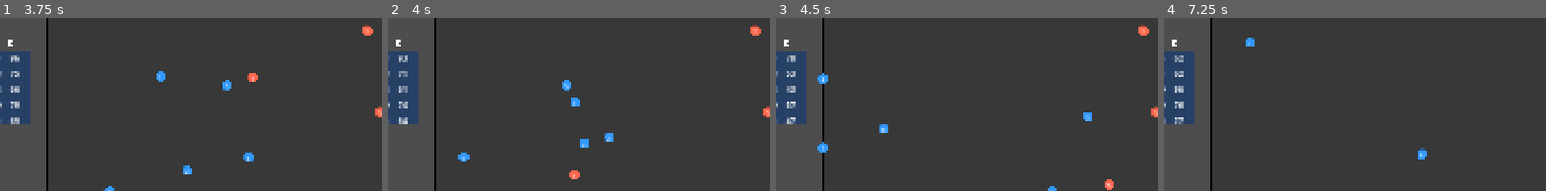
Above: before the commit, frames 1-4 (left to right).
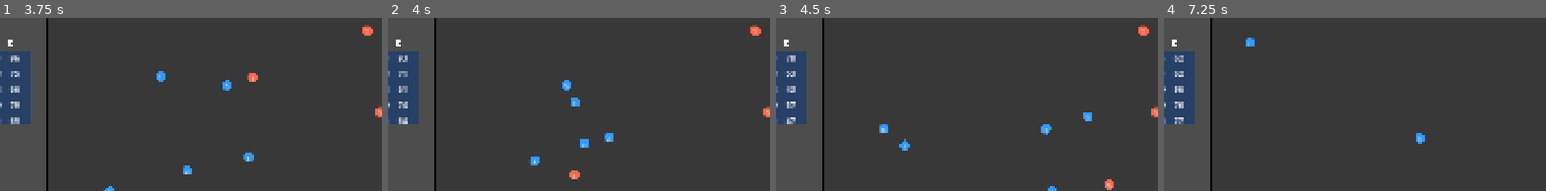
Above: after the commit, the same moments.

Repository: jami47/Hadudu-AI-Game
Game: Godot game, scene res://game/Game.tscn
Two runs of this game, one before a commit and one after it. Both use one fixed random seed, a clock stepped at 60 frames per second and the inputs below.
Inputs:
- Up to frame 1 (3.75 s): click "Start Round" at 0.5 s; click "Start Round" at 1.25 s; click "Start Round" at 2 s
- Up to frame 2 (4 s): no input
- Up to frame 3 (4.5 s): no input
- Up to frame 4 (7.25 s): tap Enter at 5 s
The pictures show only the part of the screen within x 7-57%, y 39-89%; the shares and areas given below are measured in that part.

Frame 1 is identical in both runs. In frame 2, 0.3% of the frame differs, in the area x 18-40%, y 77-86%; in frame 3, 0.5%, in the area x 10-73%, y 31-78%; in frame 4, 0.3%.

Commit message:
5.01 - Infinite loop bug fix

Diff:
--- a/game/Game.gd
+++ b/game/Game.gd
@@ -7,6 +7,7 @@
 @export var movement_smoothing: float = 0.2  # Interpolation factor for smooth direction changes (0-1)
 @export var close_range_threshold: float = 35.0  # Distance for "very close" range (increased)
 @export var catch_distance: float = 12.0  # Distance for catching the attacker (decreased)
+@export var stalemate_timeout: int = 180  # Frames without progress before forcing resolution (3 seconds at 60fps)
 
 @export var energy_min: float = 60.0
 @export var energy_max: float = 100.0
@@ -34,6 +35,11 @@
 var _player_velocities: Dictionary = {}  # Key: "team_id", Value: Vector2 velocity
 var _player_target_velocities: Dictionary = {}  # Key: "team_id", Value: Vector2 target velocity from AI
 
+# Stalemate detection - prevents infinite circling
+var _attacker_last_progress_check_pos: Vector2 = Vector2.ZERO
+var _attacker_progress_timer: int = 0
+var _min_progress_distance: float = 50.0  # Must move at least this far every stalemate_timeout frames
+
 var _panel_path := "UI/Panel"
 var _button_path := "UI/Panel/StartButton"
 var _round_path := "UI/Panel/RoundLabel"
@@ -78,6 +84,10 @@
 
 	# Apply smooth interpolated movement every frame
 	_apply_smooth_movement(players)
+
+	# Check for stalemate (attacker circling without progress)
+	_check_stalemate()
+
 	_check_round_end_conditions()
 
 func _ensure_ui() -> void:
@@ -508,6 +518,10 @@
 	_player_velocities.clear()
 	_player_target_velocities.clear()
 
+	# Reset stalemate detection
+	_attacker_progress_timer = 0
+	_attacker_last_progress_check_pos = Vector2.ZERO
+
 	# Respawn all players in new random positions
 	_clear_players()
 	_spawn_players()
@@ -562,30 +576,28 @@
 			var defender_key := "%d_%d" % [_defending_team, defender.player_id]
 			var defender_pos: Vector2 = defender.global_position
 
-			# Smart defender logic: Use minimax for interception, simple chase if aligned
-			var is_aligned_horizontally :bool= abs(defender_pos.y - attacker_pos.y) < 30.0
-			var is_between_attacker_and_center := false
-
-			if _attacking_team == 0:  # Attacker going right
-				is_between_attacker_and_center = defender_pos.x > attacker_pos.x and defender_pos.x < center_x
-			else:  # Attacker going left
-				is_between_attacker_and_center = defender_pos.x < attacker_pos.x and defender_pos.x > center_x
-
-			# If defender is well-positioned (aligned and between attacker and goal), go straight
-			if is_aligned_horizontally and is_between_attacker_and_center:
-				# Simple direct chase - defender is already in good intercept position
-				var chase_dir: Vector2 = (attacker_pos - defender_pos).normalized()
-				_player_target_velocities[defender_key] = chase_dir * move_distance
+			# Calculate base direction toward attacker
+			var base_chase_dir: Vector2 = (attacker_pos - defender_pos).normalized()
+
+			# Use minimax to get AI suggestion
+			var defender_move := AI.get_defender_move(state, _defending_team, defender.player_id, ai_depth, move_distance, attacker_pos)
+
+			if defender_move["delta"] != Vector2.ZERO:
+				var ai_suggested_dir: Vector2 = defender_move["delta"].normalized()
+
+				# CRITICAL FIX: Only use AI suggestion if it's moving TOWARD the attacker
+				# Check if AI direction has positive dot product with chase direction
+				var dot_product: float = ai_suggested_dir.dot(base_chase_dir)
+
+				if dot_product > 0.3:  # AI direction is reasonably toward attacker (angle < 72 degrees)
+					# Use AI's smart interception path
+					_player_target_velocities[defender_key] = ai_suggested_dir * move_distance
+				else:
+					# AI suggested going away from attacker - ignore it and chase directly
+					_player_target_velocities[defender_key] = base_chase_dir * move_distance
 			else:
-				# Use minimax for strategic positioning/interception
-				var defender_move := AI.get_defender_move(state, _defending_team, defender.player_id, ai_depth, move_distance, attacker_pos)
-
-				if defender_move["delta"] != Vector2.ZERO:
-					_player_target_velocities[defender_key] = defender_move["delta"].normalized() * move_distance
-				else:
-					# Fallback to direct chase
-					var chase_dir: Vector2 = (attacker_pos - defender_pos).normalized()
-					_player_target_velocities[defender_key] = chase_dir * move_distance
+				# Fallback to direct chase
+				_player_target_velocities[defender_key] = base_chase_dir * move_distance
 
 # Apply smooth interpolated movement every frame to prevent oscillation
 func _apply_smooth_movement(players: Array) -> void:
@@ -664,6 +676,51 @@
 
 		player.apply_move(final_displacement)
 		_clamp_to_field_with_restrictions(player)
+
+# Detect if attacker is stuck circling (stalemate) and force resolution
+func _check_stalemate() -> void:
+	if not _defenders_alerted:
+		# Reset stalemate detection when defenders not alerted
+		_attacker_progress_timer = 0
+		return
+
+	var players := _get_players()
+	var attacker := _get_attacker(players)
+	if attacker == null:
+		return
+
+	var attacker_pos := attacker.global_position
+	_attacker_progress_timer += 1
+
+	# Check progress every stalemate_timeout frames
+	if _attacker_progress_timer >= stalemate_timeout:
+		var distance_traveled := attacker_pos.distance_to(_attacker_last_progress_check_pos)
+
+		if distance_traveled < _min_progress_distance:
+			# Attacker is circling/stuck - force resolution
+			# Find closest defender and award point to defending team
+			var defenders := _get_defenders(players)
+			var closest_defender = null
+			var min_distance := INF
+
+			for defender in defenders:
+				var dist := attacker_pos.distance_to(defender.global_position)
+				if dist < min_distance:
+					min_distance = dist
+					closest_defender = defender
+
+			if closest_defender:
+				_award_point(_defending_team, "Attacker stuck/circling - caught by Player %d" % (closest_defender.player_id + 1))
+			else:
+				_award_point(_defending_team, "Attacker unable to make progress")
+
+		# Reset progress tracking
+		_attacker_last_progress_check_pos = attacker_pos
+		_attacker_progress_timer = 0
+
+	# Initialize tracking position on first alert
+	if _attacker_progress_timer == 1:
+		_attacker_last_progress_check_pos = attacker_pos
 
 func _check_round_end_conditions() -> void:
 	var players := _get_players()
